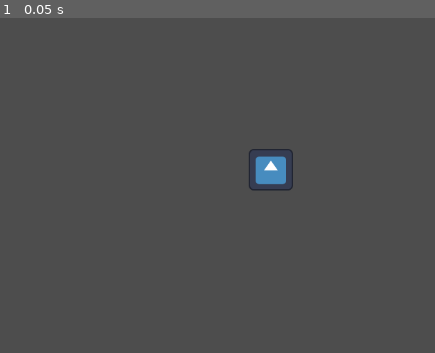
Above: before the commit, frame 1.
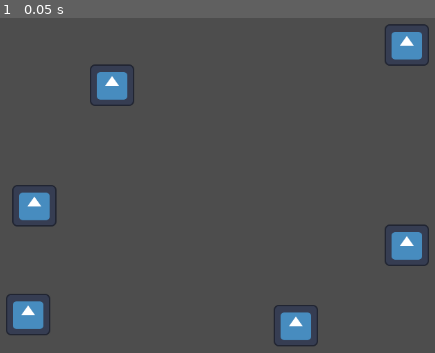
Above: after the commit, the same moment.

Repository: beki-github/speed-click
Game: Godot game, scene res://scenes/game.tscn
Same seed, same stepped clock (60 frames per second), same inputs: the game is played once before the commit and once after it. The engine's default icon, where the game draws it, is replaced by a stand-in: a white triangle on a blue panel in a dark square.
Inputs:
- Up to frame 1 (0.05 s): no input

The runs differ from the first frame. In frame 1, 5.4% of the frame differs, in the area x 1-99%, y 1-98%.

Commit message:
added and tested event handling of the touchpad input

Diff:
--- a/scenes/circle.tscn
+++ b/scenes/circle.tscn
@@ -18,4 +18,5 @@
 scale = Vector2(0.5, 0.47)
 texture = ExtResource("1_wcjn7")
 
+[connection signal="input_event" from="." to="." method="_on_input_event"]
 [connection signal="mouse_entered" from="." to="." method="_on_mouse_entered"]
--- a/scenes/game.tscn
+++ b/scenes/game.tscn
@@ -4,7 +4,25 @@
 
 [node name="Game" type="Node2D" unique_id=1974316586]
 
+[node name="circle2" parent="." unique_id=1353947135 instance=ExtResource("1_uwrxv")]
+position = Vector2(-308, 233)
+
 [node name="circle" parent="." unique_id=1297860373 instance=ExtResource("1_uwrxv")]
-position = Vector2(-2, -4)
+position = Vector2(-187, -98)
 
 [node name="Camera2D" type="Camera2D" parent="." unique_id=1537942329]
+position = Vector2(44, 28)
+
+[node name="circle3" parent="." unique_id=751239768 instance=ExtResource("1_uwrxv")]
+position = Vector2(78, 249)
+
+[node name="circle4" parent="." unique_id=1894523480 instance=ExtResource("1_uwrxv")]
+position = Vector2(238, 133)
+
+[node name="circle5" parent="." unique_id=1405582568 instance=ExtResource("1_uwrxv")]
+position = Vector2(238, -156)
+
+[node name="circle6" parent="." unique_id=1582328051 instance=ExtResource("1_uwrxv")]
+position = Vector2(-299, 76)
+
+[connection signal="mouse_exited" from="circle" to="circle" method="_on_mouse_exited"]
--- a/scripts/circle.gd
+++ b/scripts/circle.gd
@@ -1,9 +1,23 @@
 extends Area2D
 
+var inCircle:=false
 # Called every frame. 'delta' is the elapsed time since the previous frame.
 func _process(delta: float) -> void:
 	pass
 
 
 func _on_mouse_entered() -> void:
+	inCircle=true
 	print("in")
+
+
+func _on_mouse_exited() -> void:
+	inCircle=false
+	print("out")
+
+
+func _on_input_event(_viewport: Node, event: InputEvent, _shape_idx: int) -> void:
+	if event is InputEventMouseButton or event is InputEventScreenTouch:
+		if inCircle and event.is_pressed():
+			print("circle listen to your event")
+			queue_free()
